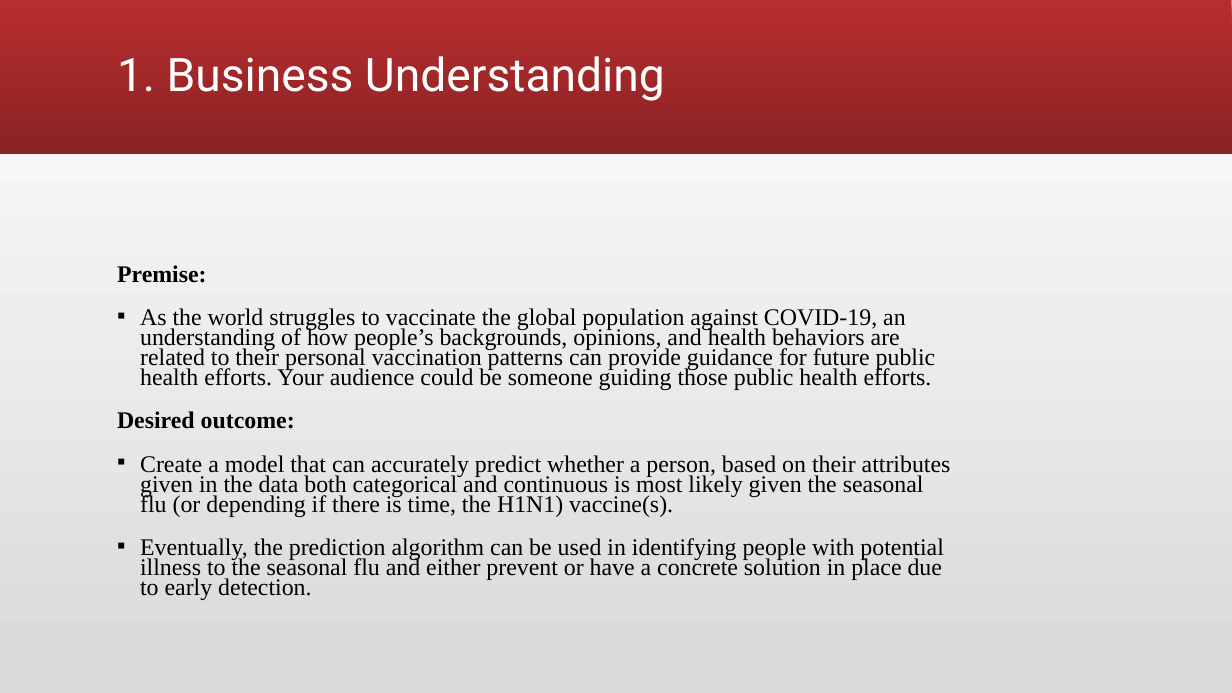
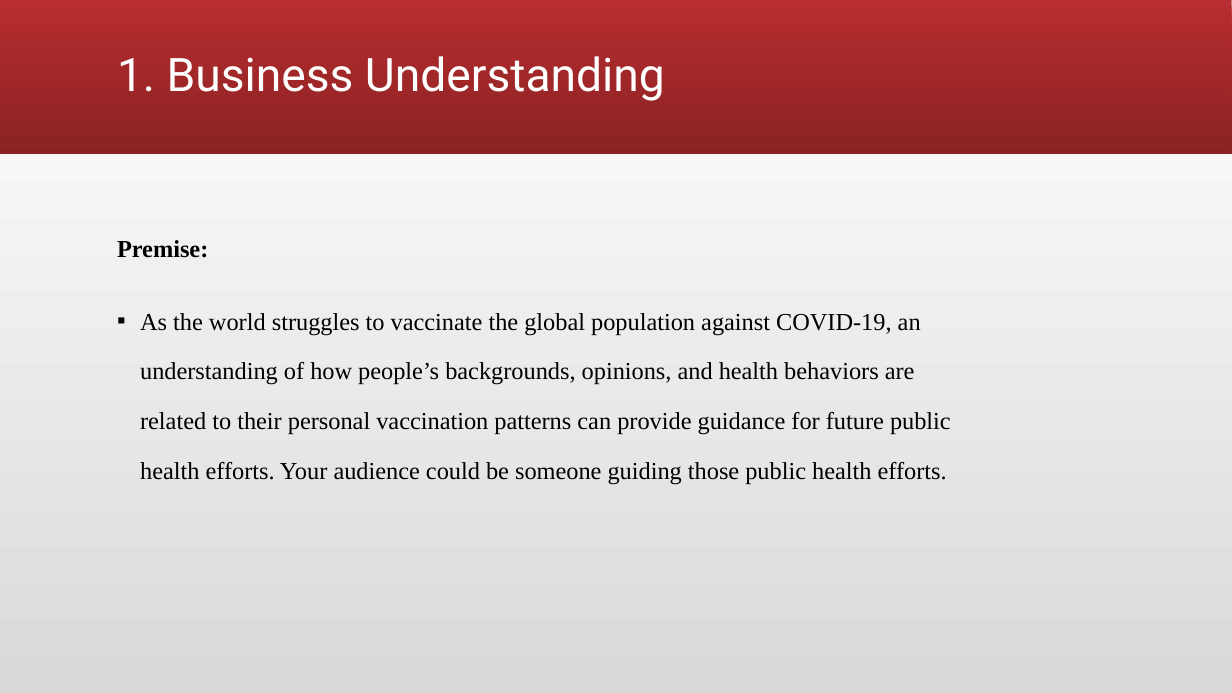
Before and after one commit to NicholusMagak/Phase_3_Project, a slide deck: slide 2 of Seasonal flu prediction model.pptx. Drawn at 1232x693 pixels with LibreOffice and Linux fonts; fonts in the diff are those of the drawing. Boxes give left, top, right and bottom in pixels: in the first picture for what was removed or moved away, otherwise in the second. Text is boxed around its words. In the diff, an @@ line names an element or a change of style, - is before the commit and + after.

```diff
--- a/Seasonal flu prediction model.pptx
+++ b/Seasonal flu prediction model.pptx
@@ text "Premise:": place and size @@
-text "Premise:" at (117,265,951,600)
+text "Premise:" at (117,240,951,484)
@@ text "Premise:" at (117,240,951,484): size 18.6 to 19 pt; line spacing 0.7 to 1.7 @@
@@ text at (117,411,951,600): paragraphs removed @@
-Desired outcome:
-▪ Create a model that can accurately predict whether a person, based on their attributes given in the data both categorical and continuous is most likely given the seasonal flu (or depending if there is time, the H1N1) vaccine(s).
-▪ Eventually, the prediction algorithm can be used in identifying people with potential illness to the seasonal flu and either prevent or have a concrete solution in place due to early detection.
```
Also in this commit, not shown: 3 other slides changed, 5 slides added, 4 slides removed.
